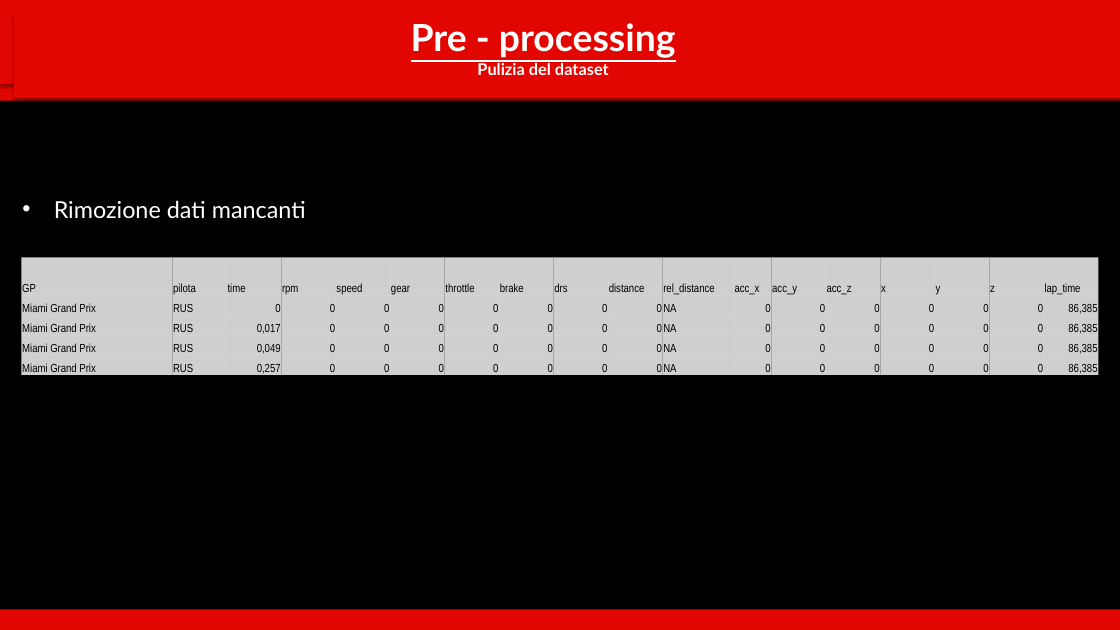
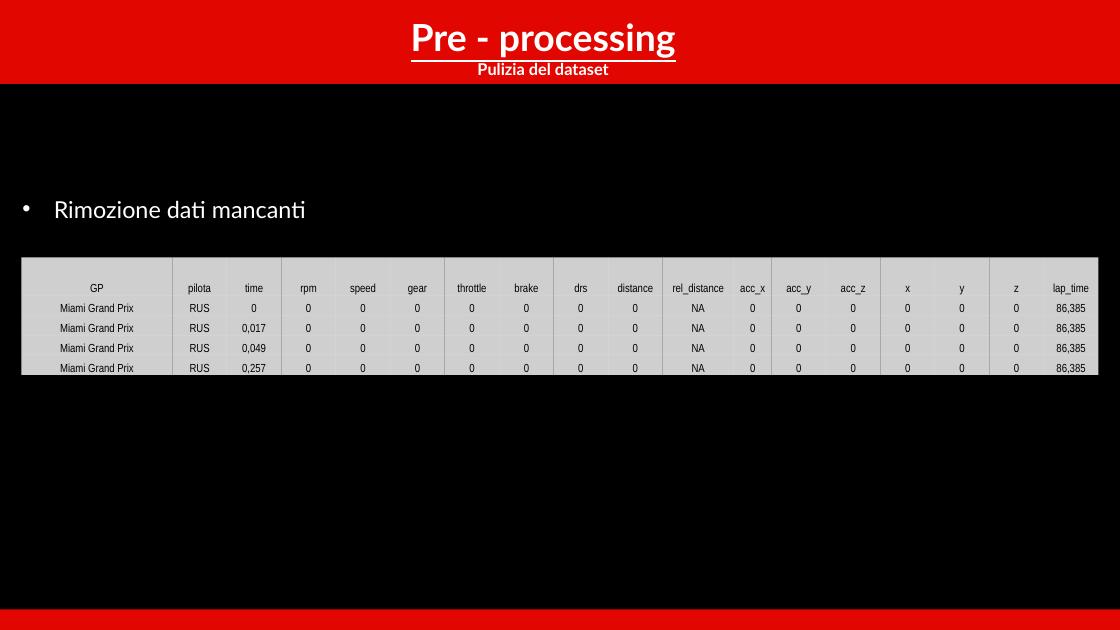
Before and after one commit to WBOnCedR/Stili_di_guida_f1, a slide deck: slide 5 of presentazione_F1_10min.pptx. Drawn at 1120x630 pixels with LibreOffice and Linux fonts; fonts in the diff are those of the drawing. Boxes give left, top, right and bottom in pixels: in the first picture for what was removed or moved away, otherwise in the second. Text is boxed around its words. In the diff, an @@ line names an element or a change of style, - is before the commit and + after.

```diff
--- a/presentazione_F1_10min.pptx
+++ b/presentazione_F1_10min.pptx
@@ rectangle removed at [0, 0, 1120, 101] @@
@@ rectangle removed at [14, 14, 1120, 98] @@
@@ table at [22, 257, 1102, 378] @@
@@ alignment left to centre @@
@@ alignment right to centre @@
```
Also in this commit, not shown: 14 other slides changed, 3 slides added, 12 other files.
